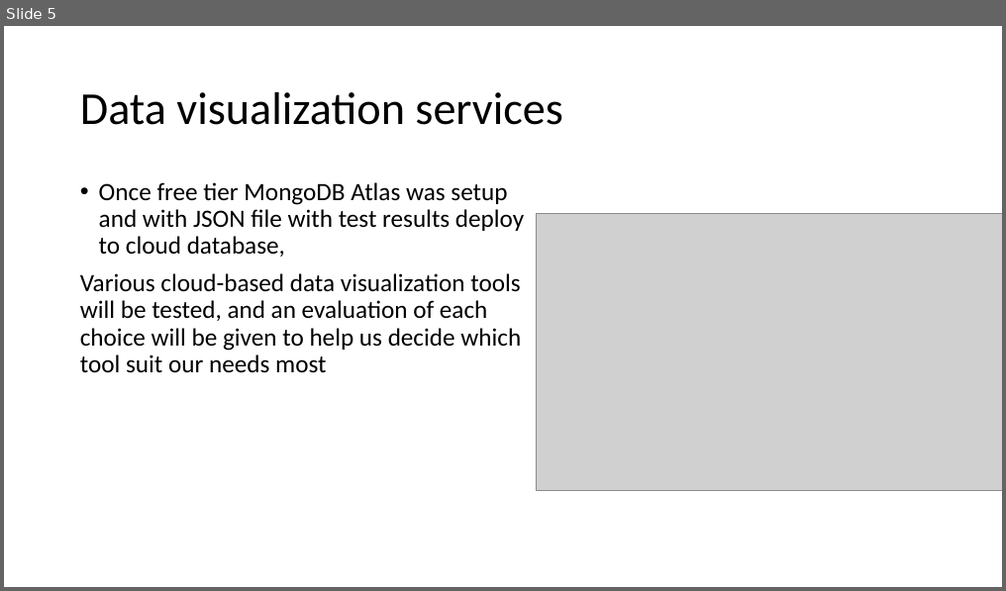
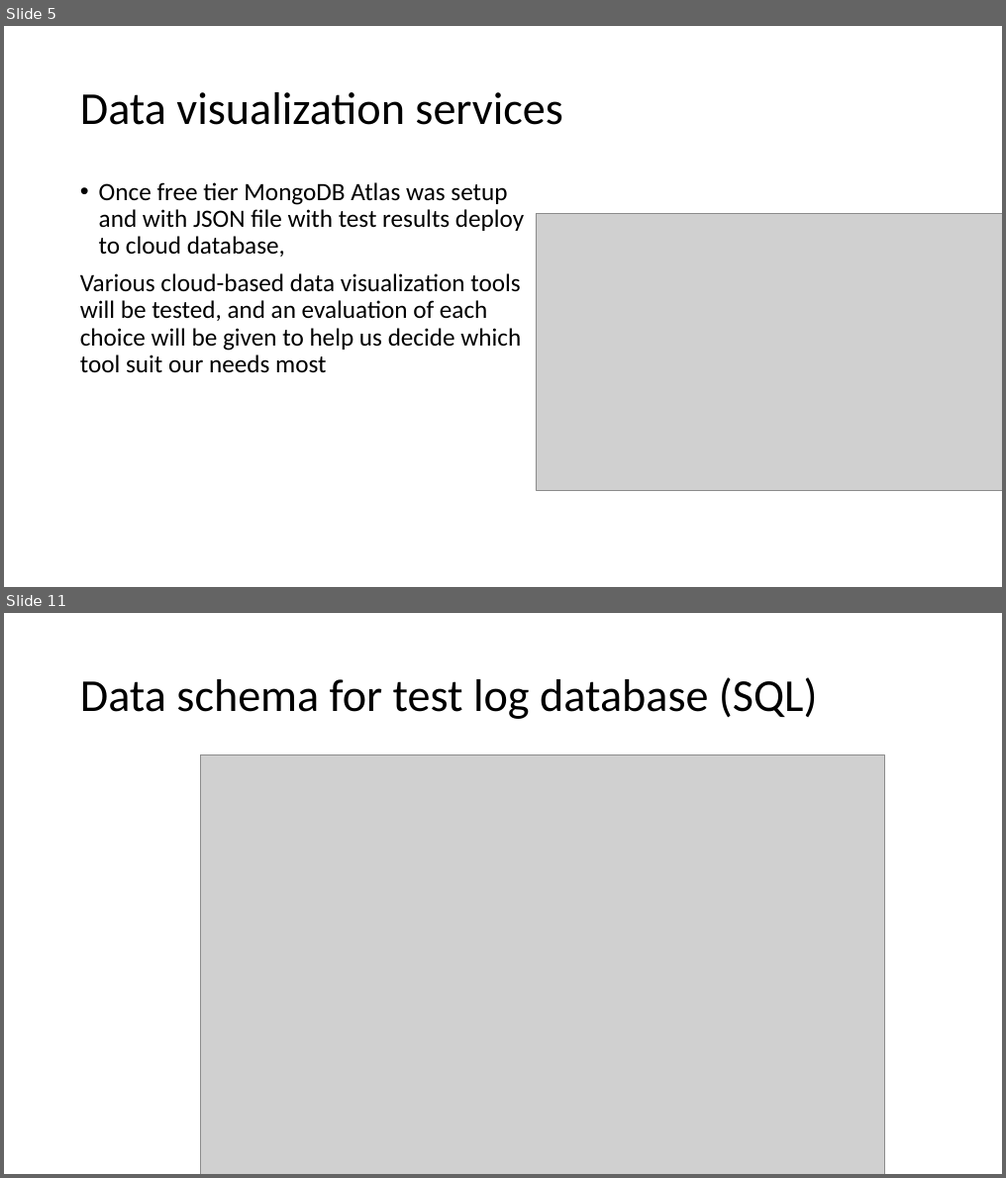
Before and after one commit to acefgin/thy-dataDashboard, a slide deck: Migrate to database step-by-step.pptx. Shown one above the other, each under a label of ours: slide 5 before the commit, slides 5 and 11 after it; the slides between them are not shown. The pictures are 1006x591 and 1006x1178 pixels, drawn with LibreOffice and Linux fonts; fonts in the diff are those of the drawing; grey boxes stand for pictures. Boxes give left, top, right and bottom in pixels: in the first picture for what was removed or moved away, otherwise in the second. Text is boxed around its words. In the diff, an @@ line names an element or a change of style, - is before the commit and + after.

```diff
--- a/Migrate to database step-by-step.pptx
+++ b/Migrate to database step-by-step.pptx
@@ slide 11 added at box(4, 613, 1002, 1174), background #FFFFFF @@
@@ title added at box(80, 677, 818, 719), 44 pt, text #000000 @@
+Data schema for test log database (SQL)
@@ picture added at box(200, 756, 884, 1174) @@
```
Also in this commit, not shown: 2 slides changed, 3 other slides added, 6 other files.
